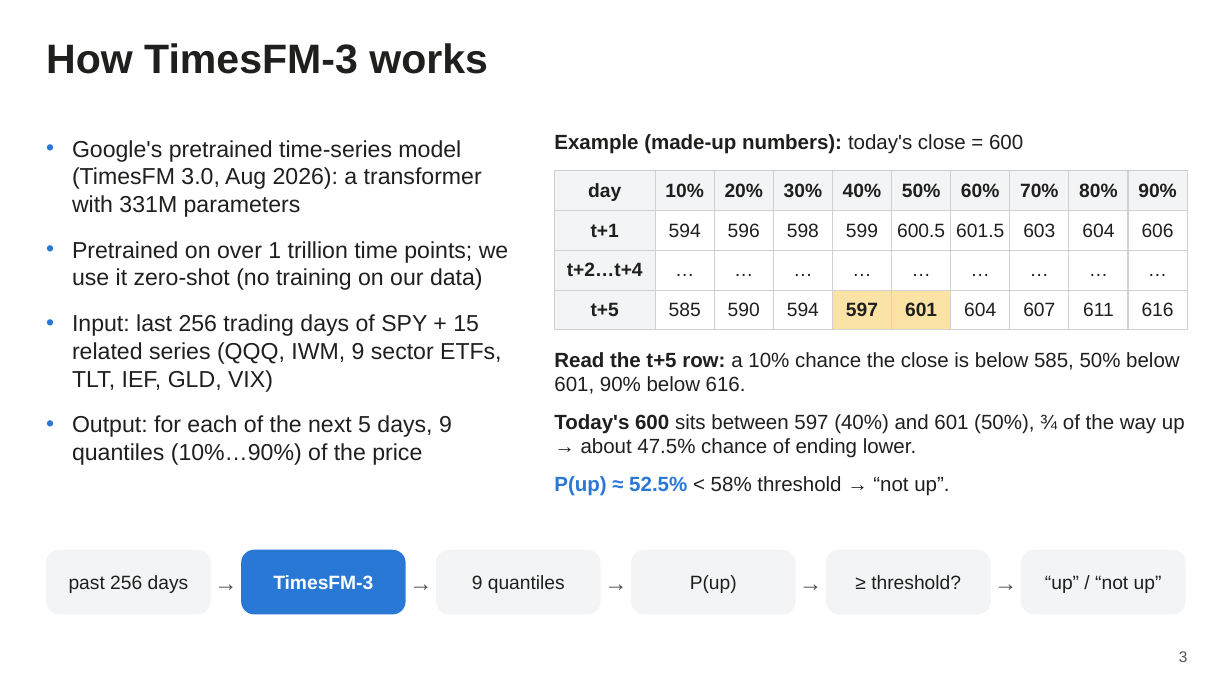
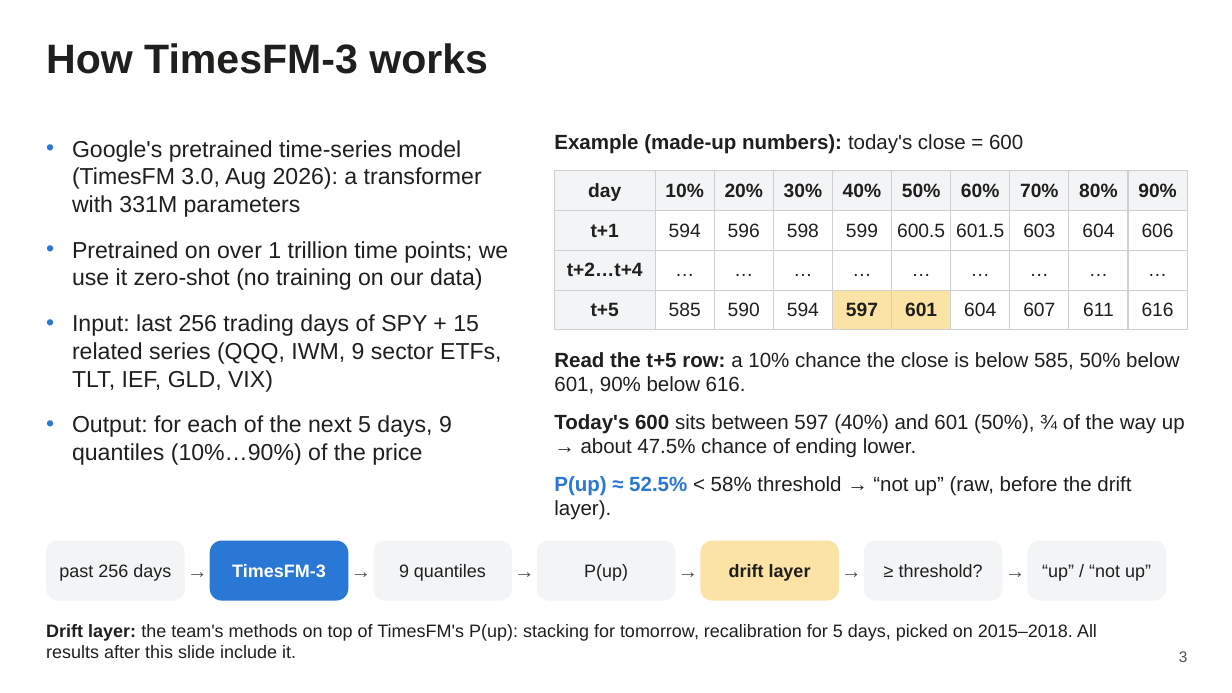
Before and after one commit to AmauryJayr/Predicting-SP500, a slide deck: slide 3 of timesfm3_experiment/slides/timesfm3_slides.pptx. Drawn at 1232x693 pixels with LibreOffice and Linux fonts; fonts in the diff are those of the drawing. Boxes give left, top, right and bottom in pixels: in the first picture for what was removed or moved away, otherwise in the second. Text is boxed around its words. In the diff, an @@ line names an element or a change of style, - is before the commit and + after.

Commit message:
TimesFM-3 slides: drift layer results throughout, new analysis slides
Results and year slides now use TimesFM + drift layer (stacking for h=1,
recalibration for h=5, picked on 2015-2018). Adds the how-it-was-built,
root-cause, drift and VIX slides; removes a stray LibreOffice lock file.

```diff
--- a/timesfm3_experiment/slides/timesfm3_slides.pptx
+++ b/timesfm3_experiment/slides/timesfm3_slides.pptx
@@ text at (554,476,1131,520): text changed @@
-P(up) ≈ 52.5% < 58% threshold → “not up”.
+P(up) ≈ 52.5% < 58% threshold → “not up” (raw, before the drift layer).
@@ rounded rectangle "past 256 days": place and size @@
-rounded rectangle "past 256 days" at (46,550,211,615)
+rounded rectangle "past 256 days" at (46,541,185,601)
@@ text "→": place and size @@
-text "→" at (211,550,241,615)
+text "→" at (185,541,210,601)
@@ rounded rectangle "TimesFM-3": place and size @@
-rounded rectangle "TimesFM-3" at (241,550,406,615)
+rounded rectangle "TimesFM-3" at (210,541,348,601)
@@ text "→": place and size @@
-text "→" at (406,550,436,615)
+text "→" at (348,541,373,601)
@@ rounded rectangle "9 quantiles": place and size @@
-rounded rectangle "9 quantiles" at (436,550,601,615)
+rounded rectangle "9 quantiles" at (373,541,512,601)
@@ text "→": place and size @@
-text "→" at (601,550,631,615)
+text "→" at (512,541,537,601)
@@ rounded rectangle "P(up)": place and size @@
-rounded rectangle "P(up)" at (631,550,796,615)
+rounded rectangle "P(up)" at (537,541,676,601)
@@ text "→": place and size @@
-text "→" at (796,550,826,615)
+text "→" at (676,541,701,601)
@@ rounded rectangle added at (701,541,839,601), fill #FBE3A6, 14 pt, text #1F1F1E, bold @@
+drift layer
@@ size 18 to 16 pt in 5 elements at (185,541,210,601), (348,541,373,601), (512,541,537,601), (676,541,701,601), (839,541,864,601) @@
@@ text "→": place and size @@
-text "→" at (991,550,1021,615)
+text "→" at (839,541,864,601)
@@ size 15 to 14 pt in 6 elements at (46,541,185,601), (210,541,348,601), (373,541,512,601), (537,541,676,601), (1028,541,1166,601), (864,541,1003,601) @@
@@ rounded rectangle "≥ threshold?": place and size @@
-rounded rectangle "≥ threshold?" at (826,550,991,615)
+rounded rectangle "≥ threshold?" at (864,541,1003,601)
@@ text added at (1003,541,1028,601), 16 pt, text #52514E @@
+→
@@ rounded rectangle "“up” / “not up”": place and size @@
-rounded rectangle "“up” / “not up”" at (1021,550,1186,615)
+rounded rectangle "“up” / “not up”" at (1028,541,1166,601)
@@ text added at (46,624,1097,658), 14 pt, text #1F1F1E @@
+Drift layer: the team's methods on top of TimesFM's P(up): stacking for tomorrow, recalibration for 5 days, picked on 2015–2018. All results after this slide include it.
```
Also in this commit, not shown: 11 other slides changed, 1 slide added, 20 other files.
